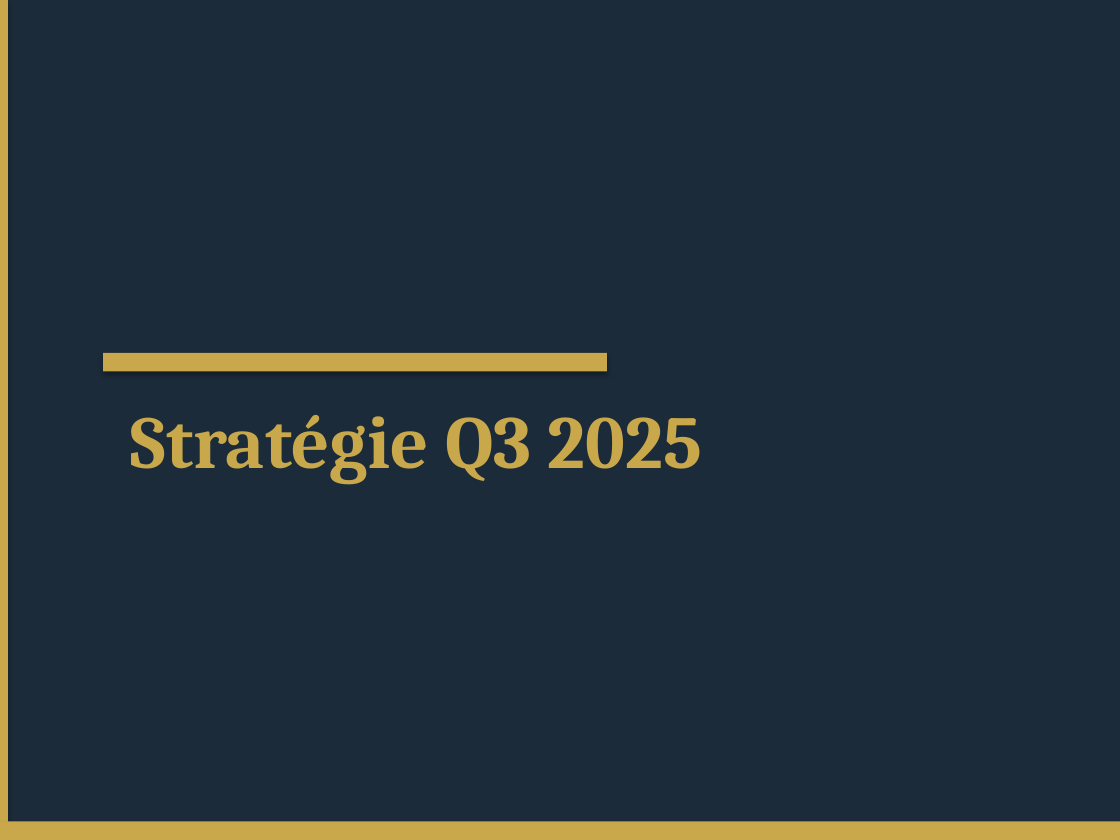
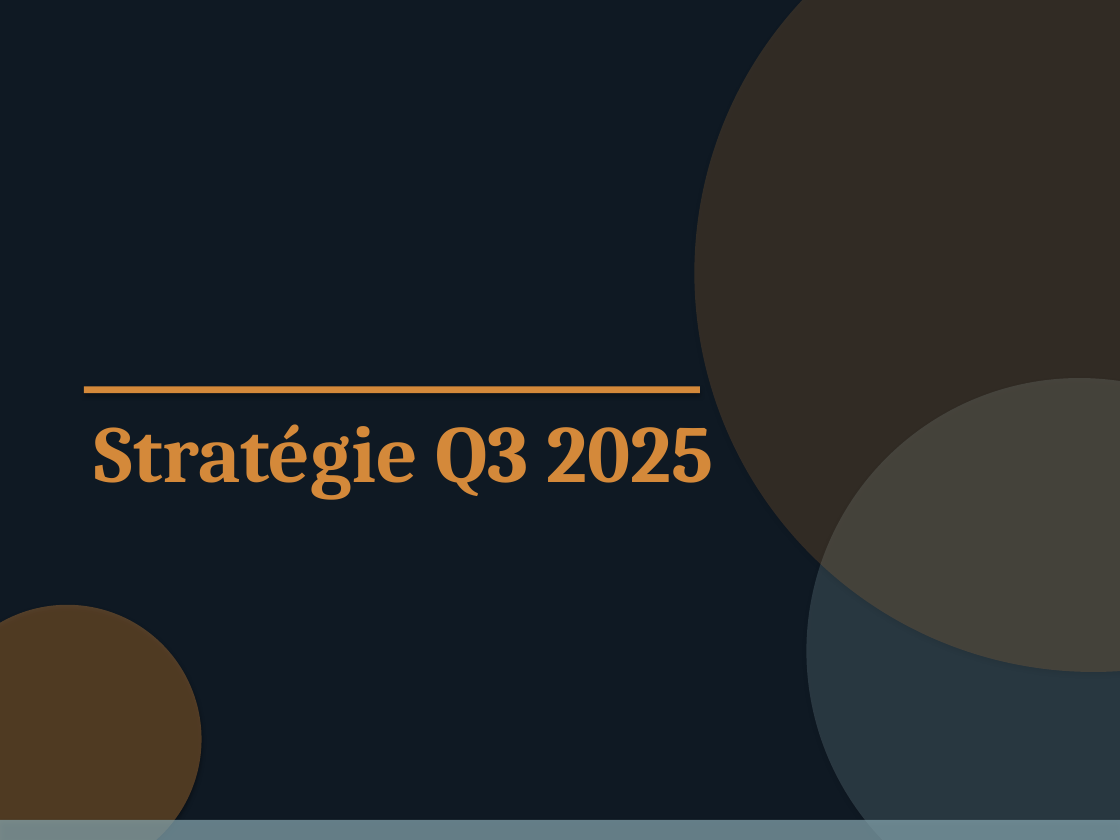
Before and after one commit to matisselebretonmatisselebreton-arch/salut, a slide deck: slide 1 of input/test_corporate_redesigned.pptx. Drawn at 1120x840 pixels with LibreOffice and Linux fonts; fonts in the diff are those of the drawing. Boxes give left, top, right and bottom in pixels: in the first picture for what was removed or moved away, otherwise in the second. Text is boxed around its words. In the diff, an @@ line names an element or a change of style, - is before the commit and + after.

```diff
--- a/input/test_corporate_redesigned.pptx
+++ b/input/test_corporate_redesigned.pptx
@@ background #1C2B3A to #0F1923 @@
@@ rectangle removed at [0, 0, 8, 840] @@
@@ ellipse added at [694, 0, 1120, 672], fill #D4893A at 18% opacity @@
@@ rectangle: place and size @@
-rectangle at [103, 353, 607, 372]
+rectangle at [84, 386, 700, 393]
@@ rectangle at [84, 386, 700, 393]: fill #C8A84B to #D4893A @@
@@ ellipse added at [806, 379, 1120, 840], fill #8AABB5 at 22% opacity @@
@@ text "Stratégie Q3 2025": place and size @@
-text "Stratégie Q3 2025" at [131, 415, 702, 484]
+text "Stratégie Q3 2025" at [95, 424, 714, 500]
@@ text "Stratégie Q3 2025" at [95, 424, 714, 500]: size 48 to 52 pt, text colour #C8A84B to #D4893A @@
@@ ellipse added at [0, 605, 202, 840], fill #D4893A at 35% opacity @@
@@ rectangle at [0, 820, 1120, 840]: fill #C8A84B to #8AABB5 at 70% opacity @@
```
Also in this commit, not shown: 4 other slides changed.
